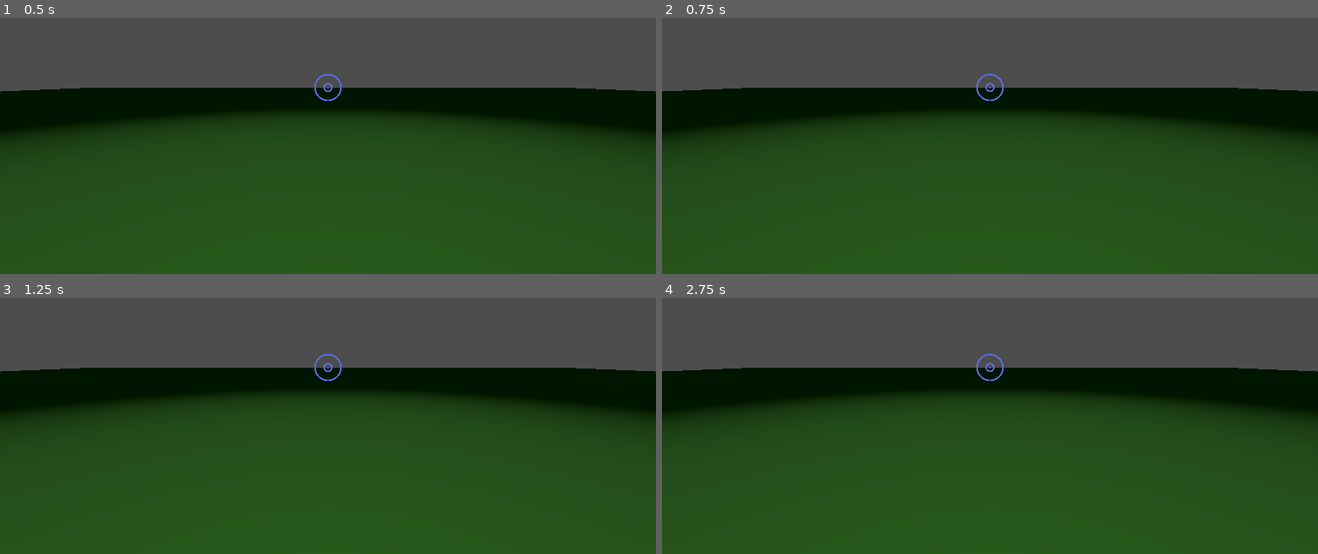
Above: before the commit, frames 1-4 (two rows, left to right).
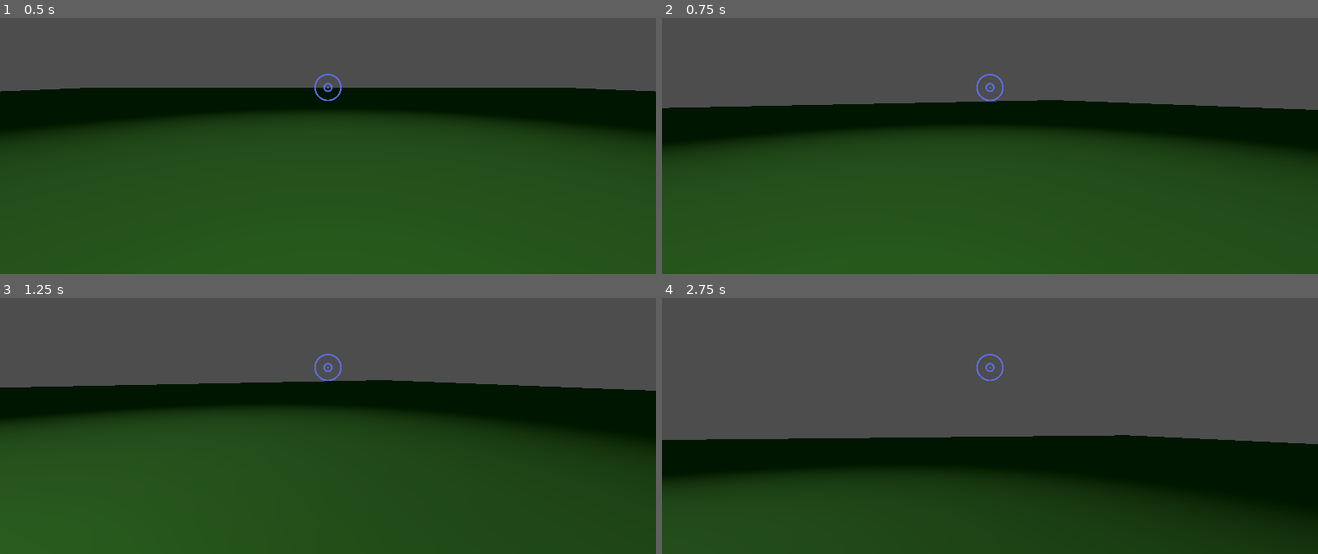
Above: after the commit, the same moments.

Repository: CreativeIndividuals/wildJam
Game: Godot game, scene res://scenes/Game.tscn
The game is run twice, just before and just after one commit, with the same random seed, the same clock (stepped at 60 frames per second) and the same inputs.
Inputs (mouse positions are in pixels of both pictures, inside the frame that each line leads up to):
- Up to frame 1 (0.5 s): no input
- Up to frame 2 (0.75 s): tap Enter at 0.5 s; move the mouse to (1134, 71) at 0.52 s; hold Right (right) from 0.53 s (still down); hold Q (accuse) from 0.53 s (still down)
- Up to frame 3 (1.25 s): keep holding Right (right); keep holding Q (accuse); tap E (interact) at 0.8 s
- Up to frame 4 (2.75 s): move the mouse to (858, 387) at 1.27 s; release Right (right) at 1.28 s; release Q (accuse) at 1.28 s; hold Down (backward) 1.28-2.03 s; tap E (interact) at 1.35, 2.3 s; tap Q (accuse) at 1.55 s; move the mouse to (outside the picture) at 2.02 s; hold Right (right) from 2.03 s (still down); hold Q (accuse) from 2.03 s (still down)

Frame 1 is identical in both runs. In frame 2, 12% of the frame differs, in the area x 0-100%, y 27-55%; in frame 3, 13%; in frame 4, 57%, in the area x 0-100%, y 27-100%.
Error before the commit: Parse Error: Could not find type "cha" in the current scope. (res://code/Player.gd:98)
Error after the commit: Invalid access to property or key 'dialogue_triggered' on a base object of type 'RigidBody3D (Character)'. (res://code/dialogueManager.gd:14)

Commit message:
player refactor,project clean now

Diff:
--- a/code/Player.gd
+++ b/code/Player.gd
@@ -7,62 +7,33 @@
 @onready var ray = $Camera3D/interactRange
 @onready var interaction_text = %HUD/Interact
 @onready var game_state = %GameState
-
-var current_interactable = null
-var is_ready = false
+var current_interactable:Interractable = null
 
 func _ready():
-	# Verify required nodes exist
-	if !camera or !ray:
-		push_error("Required child nodes not found!")
-		return
-	if !interaction_text or !game_state:
-		push_error("Required UI or GameState nodes not found!")
-		return
-
 	Input.mouse_mode = Input.MOUSE_MODE_CAPTURED
 	interaction_text.visible = false
-	is_ready = true
-
-func _exit_tree():
-	# Ensure mouse is released when scene changes
-	if Input.mouse_mode == Input.MOUSE_MODE_CAPTURED:
-		Input.mouse_mode = Input.MOUSE_MODE_VISIBLE
 
 func _input(event):
-	if !is_ready:
-		return
-
-	# Handle mouse look
+	# Mouse look
 	if event is InputEventMouseMotion and Input.mouse_mode == Input.MOUSE_MODE_CAPTURED:
 		rotate_y(-event.relative.x * MOUSE_SENS)
 		camera.rotate_x(-event.relative.y * MOUSE_SENS)
 		camera.rotation.x = clamp(camera.rotation.x, -PI/2, PI/2)
 
-	# Handle interaction inputs
+	# Interaction inputs
 	if event.is_action_pressed("interact"): # E key
-		_handle_interaction()
+		handle_interaction()
+	elif event.is_action_pressed("accuse"): # Q key
+		handle_accusation()
 
-	elif event.is_action_pressed("accuse"): # Q key
-		_handle_accusation()
-
-	# Toggle mouse capture with Escape
+	# Toggle mouse capture
 	if event.is_action_pressed("ui_cancel"):
-		_toggle_mouse_capture()
-
-func _toggle_mouse_capture():
-	if Input.mouse_mode == Input.MOUSE_MODE_CAPTURED:
-		Input.mouse_mode = Input.MOUSE_MODE_VISIBLE
-	else:
-		Input.mouse_mode = Input.MOUSE_MODE_CAPTURED
+		Input.mouse_mode = Input.MOUSE_MODE_VISIBLE if Input.mouse_mode == Input.MOUSE_MODE_CAPTURED else Input.MOUSE_MODE_CAPTURED
 
 func _physics_process(_delta):
-	if !is_ready:
-		return
+	# Movement
+	var input_dir = Input.get_vector("left", "right", "forward", "backward")
 
-	var input_dir = Input.get_vector("left", "right", "backward", "forward")
-
-	# Get the forward and right directions relative to the camera
 	var forward = -camera.global_transform.basis.z
 	forward.y = 0
 	forward = forward.normalized()
@@ -81,24 +52,30 @@
 		velocity.z = move_toward(velocity.z, 0, SPEED)
 
 	move_and_slide()
-	_check_ray_collision()
+	check_interaction_target()
 
-func _check_ray_collision():
+func check_interaction_target():
 	if !ray.is_colliding():
-		_clear_interaction()
+		clear_interaction_target()
 		return
 
-	var collider = ray.get_collider()
-	if !is_instance_valid(collider):
-		_clear_interaction()
-		return
+	var parent = ray.get_collider().get_parent()
+	if parent is Interractable:
+		if current_interactable != parent:
+			if current_interactable:
+				current_interactable.disable_highlight()
+			current_interactable = parent
+			current_interactable.enable_highlight()
+		show_interaction_prompt("Press E to inspect")
+	elif parent.is_in_group("characters"):
+		show_interaction_prompt("E: Listen\nQ: Accuse")
+	else:
+		if current_interactable == parent:
+			clear_interaction_target()
+		else:
+			interaction_text.visible = false
 
-	if collider.get_parent() is Interractable:
-		_handle_interactable_hover(collider.get_parent())
-	elif collider.get_parent() is cha:
-			_handle_character_hover()
-
-func _handle_interaction():
+func handle_interaction():
 	if !ray.is_colliding():
 		return
 
@@ -107,45 +84,29 @@
 		return
 
 	if game_state.current_phase == game_state.Phase.RESEARCH:
-		if collider is Interractable:
-			collider.interact()
-		elif collider.get_parent() is Interractable:
+		if collider.get_parent() is Interractable:
 			collider.get_parent().interact()
 	elif game_state.current_phase == game_state.Phase.JUDGEMENT:
-		if collider.is_in_group("characters"):
-			collider.listen()
+		if collider.get_parent().is_in_group("characters"):
+			collider.get_parent().listen()
 
-func _handle_accusation():
+func handle_accusation():
 	if game_state.current_phase != game_state.Phase.JUDGEMENT:
 		return
 
-	if !ray.is_colliding() or !is_instance_valid(ray.get_collider()):
+	if !ray.is_colliding():
 		return
 
 	var collider = ray.get_collider()
 	if collider.is_in_group("characters"):
 		game_state.make_accusation(collider)
 
-func _handle_interactable_hover(interactable):
-	if !is_instance_valid(interactable):
-		_clear_interaction()
-		return
-
-	if current_interactable != interactable:
-		_clear_interaction()
-		current_interactable = interactable
-		current_interactable.enable_highlight()
-		interaction_text.text = "Press E to inspect"
-		interaction_text.visible = true
-
-func _handle_character_hover():
-	_clear_interaction()
-	interaction_text.text = "E: Listen\nQ: Accuse"
+func show_interaction_prompt(text: String):
+	interaction_text.text = text
 	interaction_text.visible = true
 
-func _clear_interaction():
+func clear_interaction_target():
 	if is_instance_valid(current_interactable):
 		current_interactable.disable_highlight()
 	current_interactable = null
-	if is_instance_valid(interaction_text):
-		interaction_text.visible = false
+	interaction_text.visible = false
